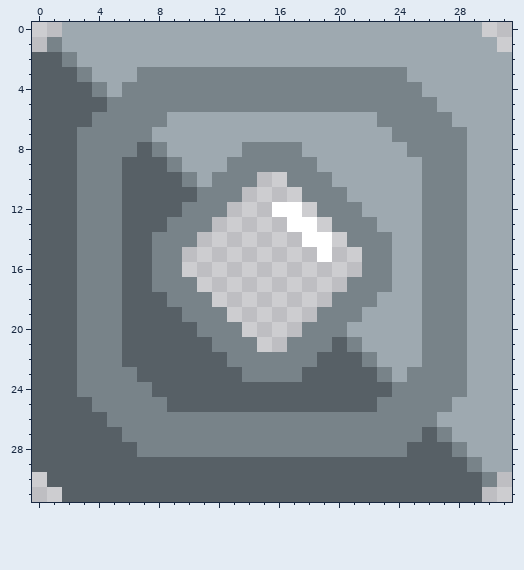
A pixel-art sprite gets an edit: sprites/blocks/liquids/yttrium-liquid-router.png. Above: the version before the commit.
The file is 32x32 pixels.
New version:
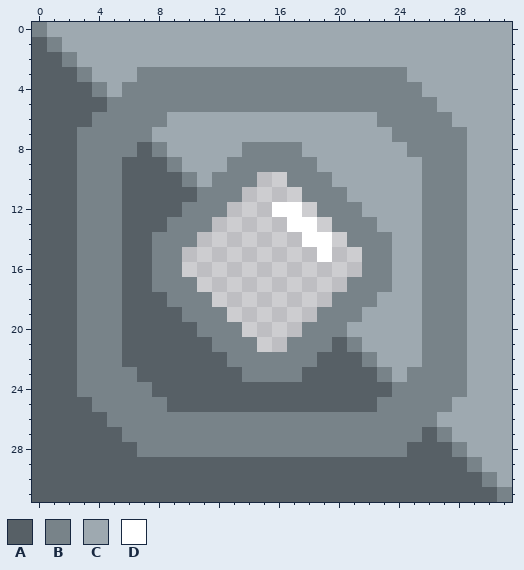
Palette (. is transparent): A #576066  B #788389  C #9ea9b0  D #ffffff
Changes in this commit:
y 0: x 0..1 .. -> BC; x 30..31 .. -> CC
y 1: x 0 . -> A; x 31 . -> C
y 30: x 0 . -> A; x 31 . -> C
y 31: x 0..1 .. -> AA; x 30..31 .. -> AB
Where, in picture pixels (left, top, right, bottom), the same in both pictures:
added: (32, 22, 62, 52)
added: (482, 22, 512, 52)
added: (32, 472, 62, 502)
added: (482, 472, 512, 502)
